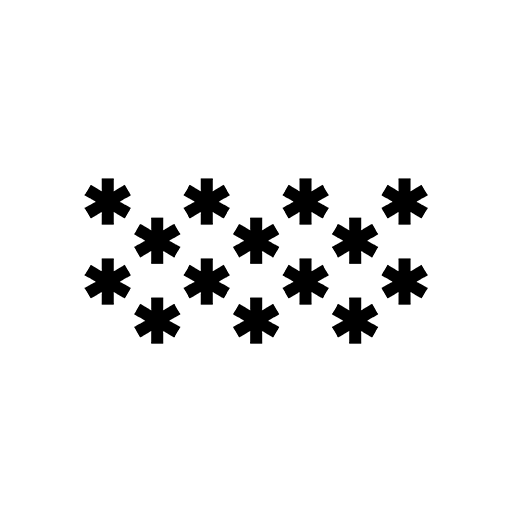
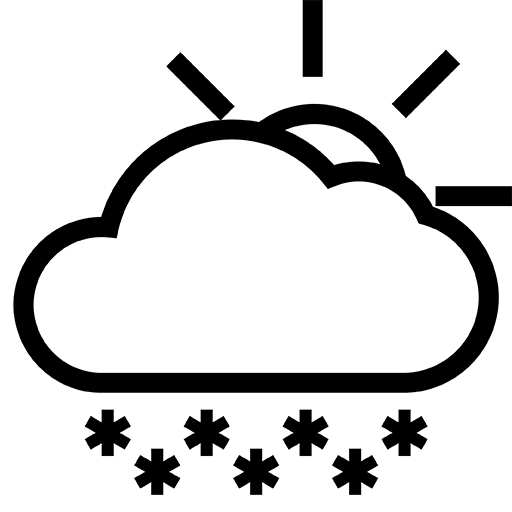
Two versions of the same layered image (512px x 512px). Layer-by-layer changes:
added layer "41" above "42" over [13, 0, 512, 495]
hid "15" over [84, 178, 428, 344]
